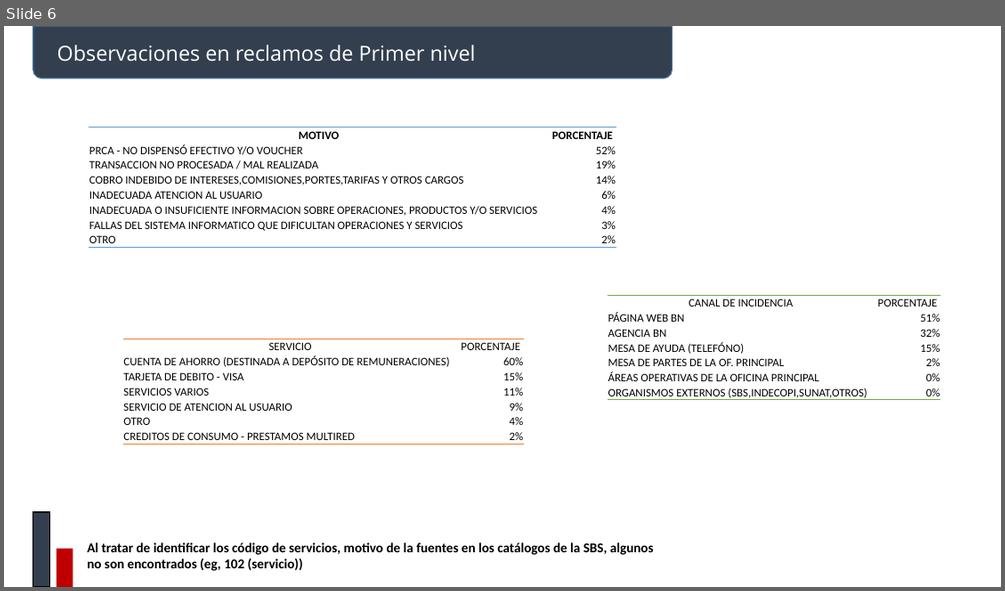
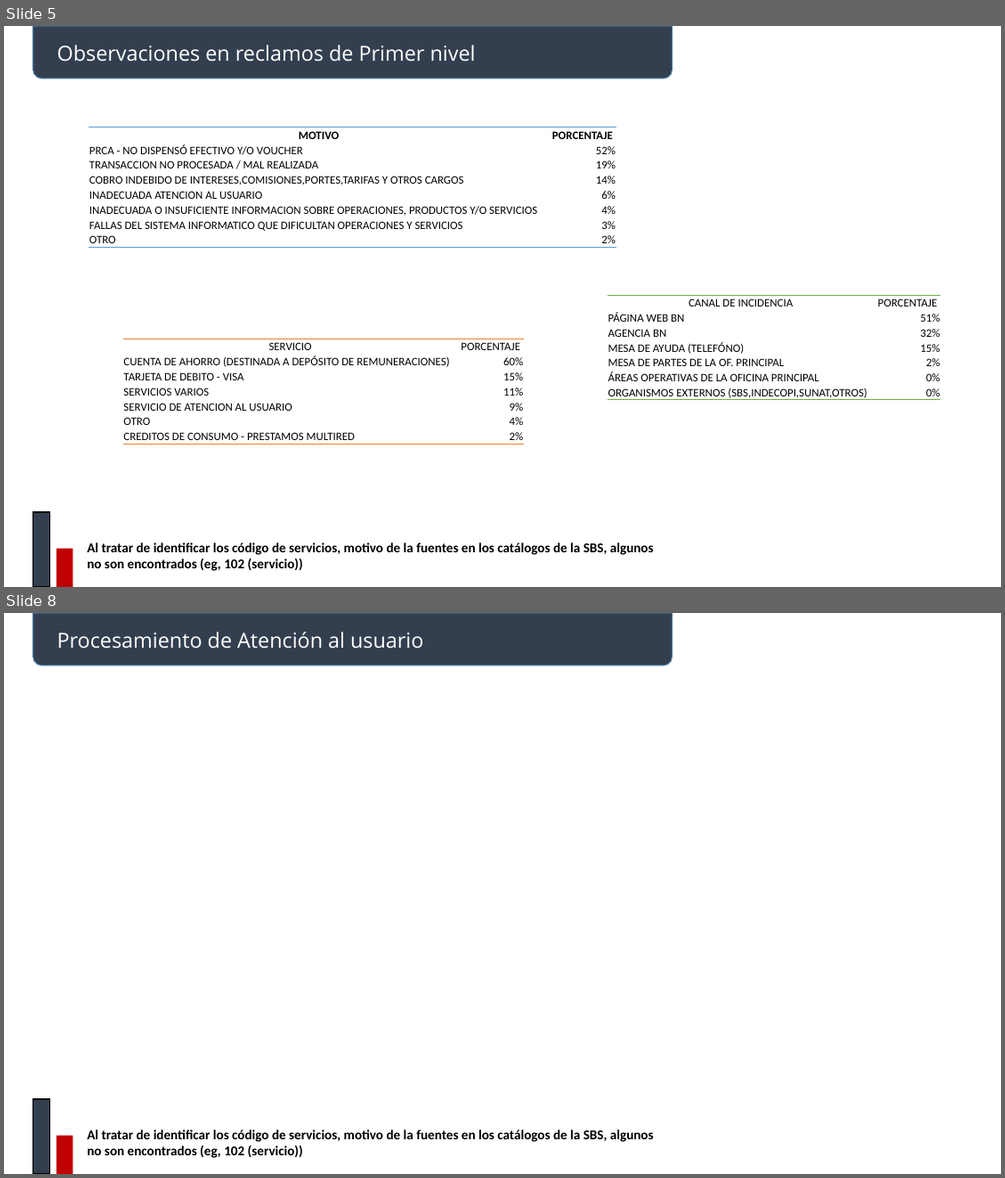
Before and after one commit to johnkbarrera/R2D2, a slide deck: BancoNacion/documentos/Reclamos.pptx. Shown one above the other, each under a label of ours: slide 6 before the commit, slides 5 and 8 after it; the slides between them are not shown. The pictures are 1005x591 and 1005x1178 pixels, drawn with LibreOffice and Linux fonts; fonts in the diff are those of the drawing. Boxes give left, top, right and bottom in pixels: in the first picture for what was removed or moved away, otherwise in the second. Text is boxed around its words. In the diff, an @@ line names an element or a change of style, - is before the commit and + after.

```diff
--- a/BancoNacion/documentos/Reclamos.pptx
+++ b/BancoNacion/documentos/Reclamos.pptx
@@ slide 8 added at (4, 613, 1001, 1174), background #FFFFFF @@
@@ round same rect added at (33, 613, 672, 666), fill #333F50, outline #43739E 1 pt @@
@@ text added at (57, 632, 423, 649), 20 pt, text #FFFFFF @@
+Procesamiento de Atención al usuario
@@ rectangle added at (33, 1099, 49, 1174), fill #333F50, outline #000000 1 pt @@
@@ rectangle added at (57, 1135, 73, 1174), fill #C00000 @@
@@ text added at (87, 1129, 654, 1158), 13 pt, text #000000, bold @@
+Al tratar de identificar los código de servicios, motivo de la fuentes en los catálogos de la SBS, algunos no son encontrados (eg, 102 (servicio))
@@ what was slide 6 is now slide 5 @@
```
Also in this commit, not shown: 4 other slides added, 2 other files.
